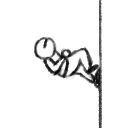
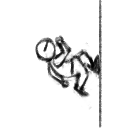
Revision of a layered 128 x 128 image; what changed, layer by layer:
hid "Layer 6" over [33, 0, 102, 128]
showed "Layer 4", opacity 26% → 100% over [35, 0, 102, 128]
